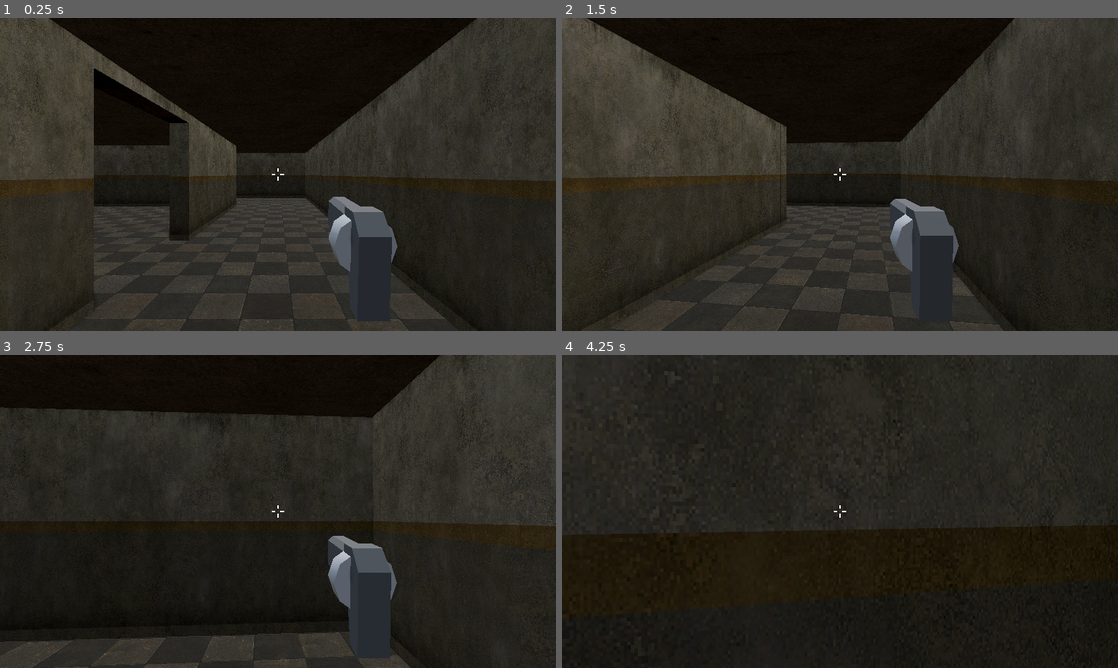
Above: before the commit, frames 1-4 (two rows, left to right).
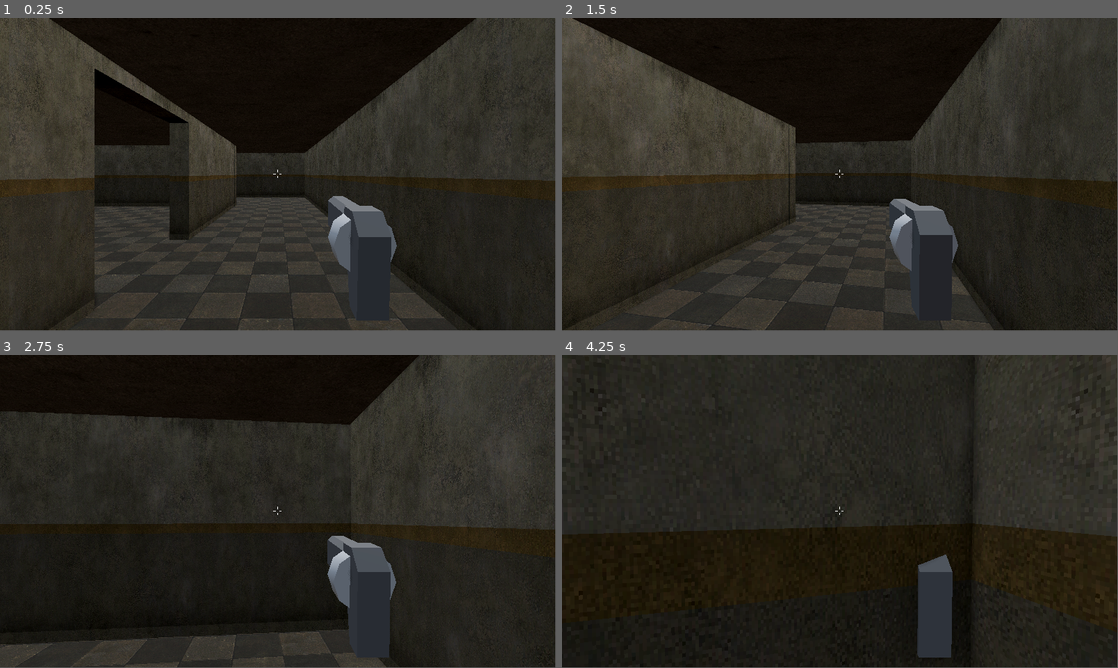
Above: after the commit, the same moments.

Repository: WyattBumbalough/TheGame
Game: Godot game, scene res://world.tscn
Two runs of this game, one before a commit and one after it. Both use one fixed random seed, a clock stepped at 60 frames per second and the inputs below.
Inputs (mouse positions are in pixels of both pictures, inside the frame that each line leads up to):
- Up to frame 1 (0.25 s): no input
- Up to frame 2 (1.5 s): tap Enter (ui_accept) at 0.5 s; move the mouse to (867, 174) at 0.52 s; hold W (up) from 0.53 s (still down); tap Shift (sprint) at 0.6 s; tap Space (jump) at 0.77 s; move the mouse to (812, 174) at 1.27 s; tap C at 1.35 s
- Up to frame 3 (2.75 s): keep holding W (up); tap Space (jump) at 1.52 s; move the mouse to (289, 505) at 2.02 s; tap Shift (sprint) at 2.1 s
- Up to frame 4 (4.25 s): keep holding W (up); move the mouse to (834, 517) at 2.77 s; tap C at 2.85 s; tap Space (jump) at 3.02, 3.77 s; move the mouse to (878, 514) at 3.52 s; tap Shift (sprint) at 3.6 s
In our replay, the window is 800x450 before the commit and 799x449 after it. These sizes can differ from the game's own. Grey fills any space a smaller window leaves; there, only what the larger window draws over its background counts as a difference.

The runs differ from the first frame. In frame 1, 1.1% of the frame differs, in the area x 0-100%, y 0-100%; in frame 2, 3.5%; in frame 3, 3.6%; in frame 4, 3.6%, in the area x 1-100%, y 0-99%.

Commit message:
Raycast
Fixed an issue with hitscan raycast endpoint not being cast from the center of the viewport.

Diff:
--- a/Entities/Player/Weapon Manager/ShootManager.gd
+++ b/Entities/Player/Weapon Manager/ShootManager.gd
@@ -20,7 +20,6 @@
 
 		cw.is_shooting = true
 
-
 		if cw.shoot_anim_name != "":
 			Refs.PLAYER.crosshair.tween_crosshair()
 			Refs.PLAYER.tween_cam_fov_up()
@@ -29,6 +28,7 @@
 			#sound.play(shoot)
 		else:
 			printerr("%s doesn't have a shoot animation." % cw.weapon_name)
+
 		if !weapon_manager.infinite_ammo:
 			cw.current_ammo -= 1
 		# Number of projectiles fired at the same time. I.E. A shotgun shell will fire
@@ -47,11 +47,13 @@
 	var spread = Vector3(rng.randf_range(cw.min_spread, cw.max_spread), rng.randf_range(cw.min_spread, cw.max_spread), rng.randf_range(cw.min_spread, cw.max_spread))
 
 	var camera: Camera3D = Refs.PLAYER.camera
+	var window: Window = get_window()
+	var viewport: Vector2i
 	var space_state: PhysicsDirectSpaceState3D = camera.get_world_3d().direct_space_state
 	var screen_center: Vector2 = get_viewport().size / 2
 
 	var origin: Vector3 = camera.project_ray_origin(screen_center)
-	var end: Vector3 = camera.project_ray_normal(screen_center) * 1000
+	var end: Vector3 = origin + camera.project_ray_normal(screen_center) * 1000
 	var query = PhysicsRayQueryParameters3D.create(origin, end + spread * 4)
 	query.collide_with_areas = true
 	query.collide_with_bodies = true
--- a/Entities/Player/Weapon Manager/weapon_manager.tscn
+++ b/Entities/Player/Weapon Manager/weapon_manager.tscn
@@ -222,7 +222,7 @@
 light_color = Color(1, 0.8092735, 0.58074534, 1)
 light_energy = 0.0
 shadow_enabled = true
-omni_range = 15.0
+omni_range = 25.0
 omni_attenuation = 0.195
 
 [node name="RightHand" type="Node3D" parent="." unique_id=127206845]
--- a/Entities/Weapons/Resources/PistolWeaponData.tres
+++ b/Entities/Weapons/Resources/PistolWeaponData.tres
@@ -13,8 +13,6 @@
 weapon_id = 1
 weapon_damage = 5.0
 headshot_damage_multiplier = 25.0
-min_spread = -1.0
-max_spread = 1.0
 damage_dropoff = SubResource("Curve_iw3h1")
 max_ammo_capacity = 6
 ammo_type = "Pistol"
--- a/Entities/Weapons/Resources/ShotgunWeaponData.tres
+++ b/Entities/Weapons/Resources/ShotgunWeaponData.tres
@@ -7,9 +7,10 @@
 weapon_name = "Shotgun"
 weapon_id = 2
 weapon_damage = 10.0
-projectiles_per_shot = 15
-min_spread = -15.0
-max_spread = 20.0
+headshot_damage_multiplier = 1.25
+projectiles_per_shot = 10
+min_spread = -7.0
+max_spread = 7.0
 max_ammo_capacity = 10
 current_ammo = 10
 current_reserve_ammo = 10
--- a/project.godot
+++ b/project.godot
@@ -21,8 +21,8 @@
 
 [display]
 
-window/size/viewport_width=1280
-window/size/viewport_height=720
+window/size/viewport_width=1920
+window/size/viewport_height=1080
 
 [file_customization]
 
--- a/world.tscn
+++ b/world.tscn
@@ -132,3 +132,6 @@
 
 [node name="TestEnemy" parent="." unique_id=1687142084 instance=ExtResource("5_036b0")]
 transform = Transform3D(1, 0, 0, 0, 1, 0, 0, 0, 1, -11.817678, -4.7683716e-07, -8.367292)
+
+[node name="TestEnemy2" parent="." unique_id=172662360 instance=ExtResource("5_036b0")]
+transform = Transform3D(1, 0, 0, 0, 1, 0, 0, 0, 1, -22.24454, -4.7683716e-07, -22.524117)
